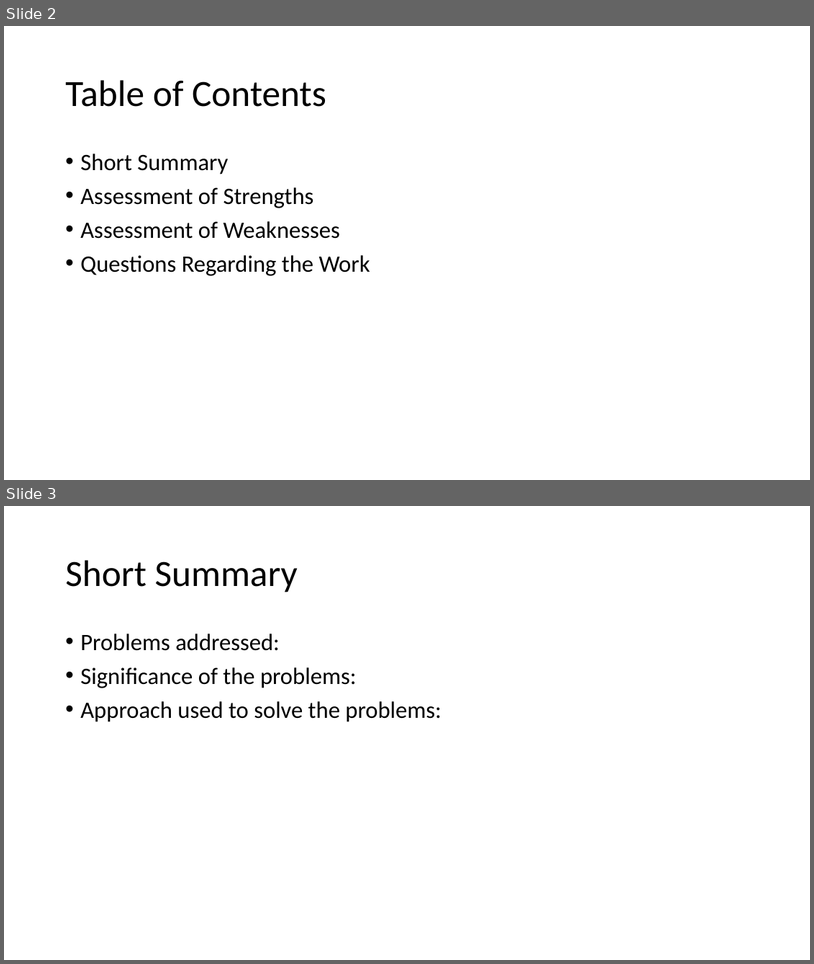
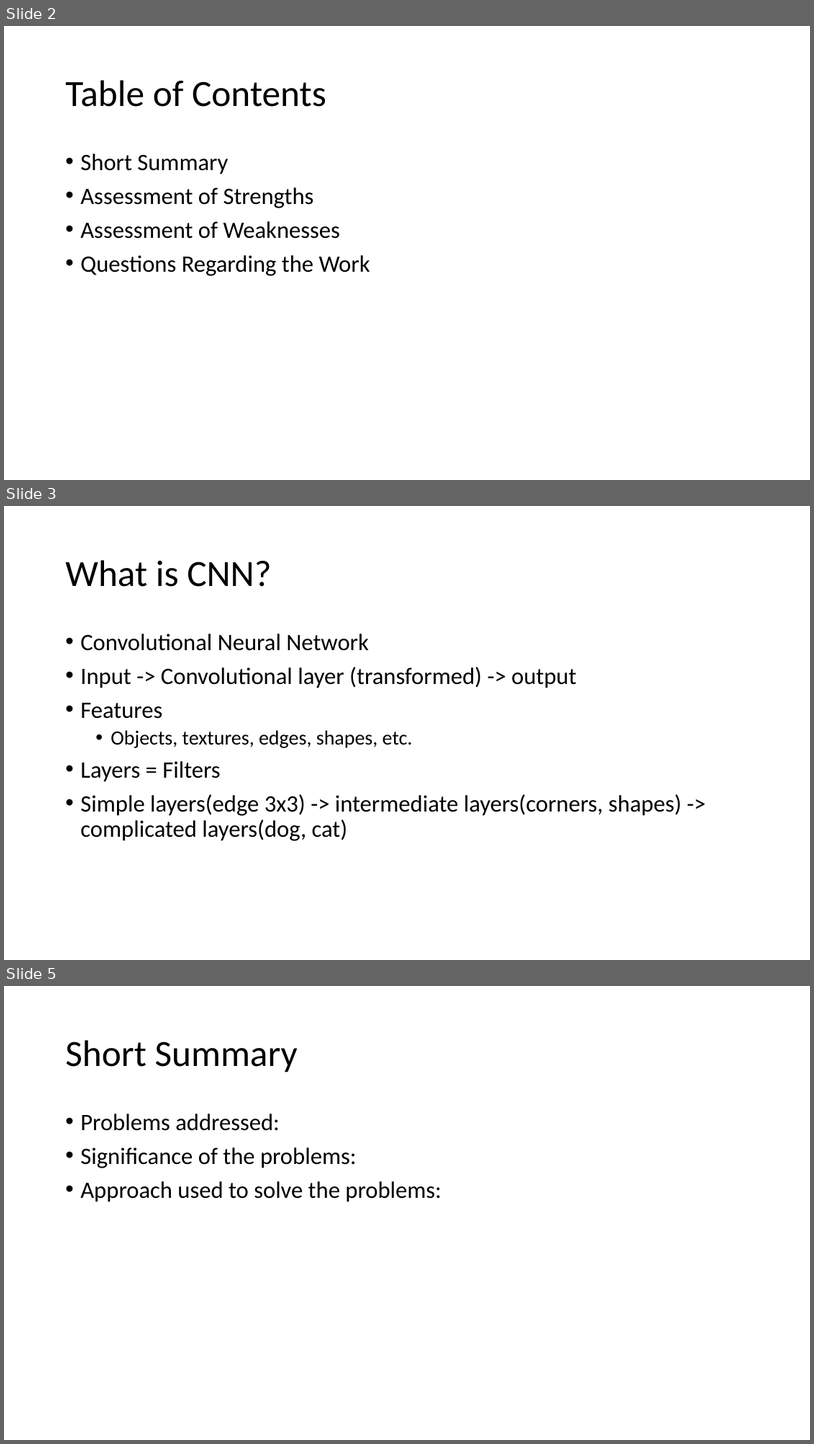
Before and after one commit to cho-minsung/multiDSP, a slide deck: Paper/Fast R-CNN.pptx. Shown one above the other, each under a label of ours: slides 2 and 3 before the commit, slides 2, 3 and 5 after it; the slides between them are not shown. The pictures are 814x964 and 814x1444 pixels, drawn with LibreOffice and Linux fonts; fonts in the diff are those of the drawing. Boxes give left, top, right and bottom in pixels: in the first picture for what was removed or moved away, otherwise in the second. Text is boxed around its words. In the diff, an @@ line names an element or a change of style, - is before the commit and + after.

```diff
--- a/Paper/Fast R-CNN.pptx
+++ b/Paper/Fast R-CNN.pptx
@@ slide 3 added at box(4, 506, 810, 960), background #FFFFFF @@
@@ title added at box(65, 560, 271, 587), 44 pt, text #000000 @@
+What is CNN?
@@ text added at box(80, 633, 682, 841), 28 pt, text #000000 @@
+• Convolutional Neural Network
+• Input -> Convolutional layer (transformed) -> output
+• Features
+  • Objects, textures, edges, shapes, etc.
+• Layers = Filters
+• Simple layers(edge 3x3) -> intermediate layers(corners, shapes) -> complicated layers(dog, cat)
@@ what was slide 3 is now slide 5 @@
```
Also in this commit, not shown: 1 other slide added.
